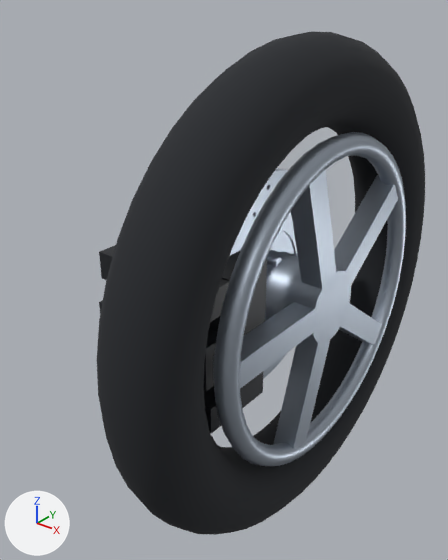
One commit to the glTF model book/13-brakes-and-stability-systems/diagrams/brake-explorer/brake.glb: the scene before it, then after it.
Rendered twice from a camera (50 mm lens) standing at (0.452, -0.64, 0.382) and looking at (-0.035, -0.03, 0.004). Every picture has the same lights, and +X, +Y and +Z are marked at lower left. The first picture is the older version. Where no turn or scale is listed for an object, it has been applied to the vertices.

Script lines for the objects in view, before the commit:
```python
ob_mesh_0 = bpy.data.objects.new('Mesh_0', me_mesh_0)
ob_mesh_0.location = (0.065, 0.0, 0.0)
ob_mesh_1 = bpy.data.objects.new('Mesh_1', me_mesh_1)
ob_mesh_1.location = (0.11, 0.0, 0.0)
ob_mesh_2 = bpy.data.objects.new('Mesh_2', me_mesh_2)
ob_mesh_2.location = (0.065, 0.0, 0.0)
ob_mesh_3 = bpy.data.objects.new('Mesh_3', me_mesh_3)
ob_mesh_3.location = (0.105, -0.12, 0.0)
ob_mesh_4 = bpy.data.objects.new('Mesh_4', me_mesh_4)
ob_mesh_4.location = (0.105, -0.037, 0.114)
ob_mesh_5 = bpy.data.objects.new('Mesh_5', me_mesh_5)
ob_mesh_5.location = (0.105, 0.097, 0.071)
ob_mesh_55 = bpy.data.objects.new('Mesh_55', me_mesh_55)
ob_mesh_55.location = (0.0, -0.184, 0.074)
ob_mesh_6 = bpy.data.objects.new('Mesh_6', me_mesh_6)
ob_mesh_6.location = (0.105, 0.097, -0.071)
ob_mesh_7 = bpy.data.objects.new('Mesh_7', me_mesh_7)
ob_mesh_7.location = (0.105, -0.037, -0.114)
# also in view: 'Mesh_52' at (0.064, -0.135, 0.0); 'Mesh_9' at (0.009, 0.0, 0.0); 'Mesh_53' at (0.0, -0.194, 0.0)
```
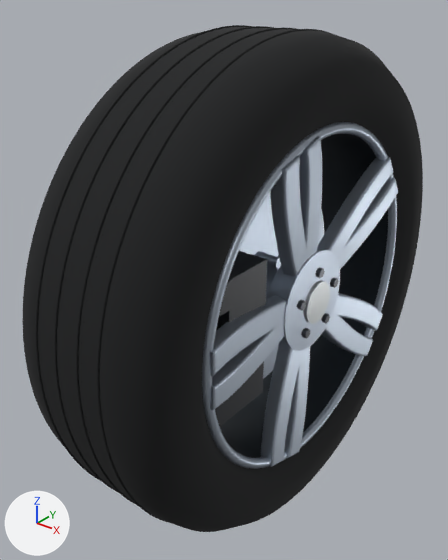
Where the newer file only moved an object's origin or applied its transform, the numbers keep the older frame.

What differs and where, as boxes (x1, y1, x2, y2) in the pictures (448 x 560 px):
'wheel-trim-0', added (black): after (22, 27, 423, 532)
'Mesh_0', deleted (black): before (97, 31, 425, 535)
'wheel-trim-4', added: after (202, 122, 398, 469)
'Mesh_1', deleted: before (214, 132, 406, 466)
'wheel-trim-3', added: after (220, 134, 388, 458)
'wheel-trim-1', added: after (36, 25, 335, 523)
'Mesh_2', deleted: before (265, 250, 351, 343)
'Mesh_4', deleted: before (285, 169, 337, 294)
'caliper-trim-0', added: after (215, 251, 267, 426)
'Mesh_7', deleted: before (273, 333, 332, 449)
'Mesh_3', deleted: before (213, 302, 319, 388)
'Mesh_5', deleted: before (334, 175, 398, 290)
'disc-trim-0', added: after (239, 192, 324, 379)
'Mesh_52', deleted: before (209, 251, 267, 408)
'Mesh_9', deleted (mostly hidden): before (230, 169, 297, 379)
'Mesh_6', deleted: before (338, 302, 382, 345)
'wheel-trim-5', added: after (304, 280, 330, 324)
'Mesh_55', deleted: before (99, 245, 229, 322)
'Mesh_53', deleted: before (99, 300, 217, 391)
'Mesh_54', deleted (black): before (204, 387, 221, 434)
'wheel-trim-6', added: after (297, 267, 338, 338)
'Mesh_40', deleted: before (270, 230, 294, 254)
'hub-trim-0', added (mostly hidden): after (255, 251, 281, 268)
'Mesh_43', deleted: before (266, 254, 282, 266)
'wheel-trim-2', added: after (52, 31, 269, 503)
'Mesh_44', no longer drawn (mostly hidden): before (280, 251, 298, 257)

Diff of the bpy script that builds the scene:
```diff
--- a/book/13-brakes-and-stability-systems/diagrams/brake-explorer/brake.glb.py
+++ b/book/13-brakes-and-stability-systems/diagrams/brake-explorer/brake.glb.py
@@ mat_material_1 @@
 mat_material_1 = principled_material('Material_1')
-mat_material_1.base_color = (0.407, 0.462, 0.539)  # light grey #abb5c2
-mat_material_1.metallic = 0.75
-mat_material_1.roughness = 0.4
+mat_material_1.base_color = (0.00212, 0.00273, 0.00304)  # black #07090a
+mat_material_1.roughness = 1.0
@@ ob_mesh_0 @@
-ob_mesh_0 = bpy.data.objects.new('Mesh_0', me_mesh_0)
@@ ob_mesh_1 @@
-ob_mesh_1 = bpy.data.objects.new('Mesh_1', me_mesh_1)
@@ ob_mesh_2 @@
-ob_mesh_2 = bpy.data.objects.new('Mesh_2', me_mesh_2)
@@ ob_mesh_3 @@
-ob_mesh_3 = bpy.data.objects.new('Mesh_3', me_mesh_3)
@@ ob_mesh_4 @@
-ob_mesh_4 = bpy.data.objects.new('Mesh_4', me_mesh_4)
@@ ob_mesh_5 @@
-ob_mesh_5 = bpy.data.objects.new('Mesh_5', me_mesh_5)
@@ ob_mesh_6 @@
-ob_mesh_6 = bpy.data.objects.new('Mesh_6', me_mesh_6)
@@ ob_mesh_7 @@
-ob_mesh_7 = bpy.data.objects.new('Mesh_7', me_mesh_7)
@@ ob_mesh_9 @@
-ob_mesh_9 = bpy.data.objects.new('Mesh_9', me_mesh_9)
@@ ob_mesh_40 @@
-ob_mesh_40 = bpy.data.objects.new('Mesh_40', me_mesh_40)
@@ ob_mesh_43 @@
-ob_mesh_43 = bpy.data.objects.new('Mesh_43', me_mesh_43)
@@ ob_mesh_52 @@
-ob_mesh_52 = bpy.data.objects.new('Mesh_52', me_mesh_52)
@@ ob_mesh_53 @@
-ob_mesh_53 = bpy.data.objects.new('Mesh_53', me_mesh_53)
@@ ob_mesh_54 @@
-ob_mesh_54 = bpy.data.objects.new('Mesh_54', me_mesh_54)
@@ ob_mesh_55 @@
-ob_mesh_55 = bpy.data.objects.new('Mesh_55', me_mesh_55)
@@ ob_caliper_trim_0 @@
+ob_caliper_trim_0 = bpy.data.objects.new('caliper-trim-0', me_mesh_13_1)  # a box spanning x -0.084..-0.044, y -0.04..0.03, z -0.092..0.092; a box spanning x 0.044..0.084, y -0.04..0.03, z -0.092..0.092; a box spanning x -0.085..0.085, y -0.082..-0.046, z -0.028..0.028; a box spanning x -0.085..0.085, y -0.074..-0.034, z -0.092..-0.056; a box spanning x -0.085..0.085, y -0.074..-0.034, z 0.056..0.092; in mat_material_8 (black #24272c)
+ob_caliper_trim_0.location = (0.0, -0.13, 0.0)
@@ ob_hub_trim_0 @@
+ob_hub_trim_0 = bpy.data.objects.new('hub-trim-0', me_mesh_8_1)  # a 40-sided cylinder along x spanning x -0.0325..0.0325, y -0.065..0.065, z -0.065..0.065; a 40-sided cylinder along x spanning x -0.035..0.085, y -0.057..-0.043, z -0.007..0.007; a 40-sided cylinder along x spanning x -0.035..0.085, y -0.0225..-0.0085, z 0.0406..0.0546; a 40-sided cylinder along x spanning x -0.035..0.085, y 0.0335..0.0475, z 0.0224..0.0364; a 40-sided cylinder along x spanning x -0.035..0.085, y 0.0335..0.0475, z -0.0364..-0.0224; a 40-sided cylinder along x spanning x -0.035..0.085, y -0.0225..-0.0085, z -0.0546..-0.0406; in mat_material_4 (light grey #abb5c2)
+ob_hub_trim_0.location = (-0.04, 0.0, 0.0)
@@ ob_disc_trim_0 @@
+ob_disc_trim_0 = bpy.data.objects.new('disc-trim-0', me_mesh_7_1)  # 7152 vertices, 14376 faces; spans x -0.014..0.014, y -0.159..0.159, z -0.159..0.159; in mat_material_4 (light grey #abb5c2)
+ob_disc_trim_0.location = (0.0, 0.0, 0.0)
@@ ob_wheel_trim_6 @@
+ob_wheel_trim_6 = bpy.data.objects.new('wheel-trim-6', me_mesh_6_1)  # a 6-sided cylinder along x spanning x 0.095..0.101, y -0.0065..0.0065, z 0.0374..0.0486; a 6-sided cylinder along x spanning x 0.095..0.101, y -0.0474..-0.0344, z 0.0077..0.0189; a 6-sided cylinder along x spanning x 0.095..0.101, y -0.0318..-0.0188, z -0.0404..-0.0292; a 6-sided cylinder along x spanning x 0.095..0.101, y 0.0188..0.0318, z -0.0404..-0.0292; a 6-sided cylinder along x spanning x 0.095..0.101, y 0.0344..0.0474, z 0.0077..0.0189; in mat_material_6 (dark grey #52565a)
+ob_wheel_trim_6.location = (0.0, 0.0, 0.0)
@@ ob_wheel_trim_5 @@
+ob_wheel_trim_5 = bpy.data.objects.new('wheel-trim-5', me_mesh_5_1)  # a 48-sided cylinder along x spanning x 0.0945..0.0995, y -0.029..0.029, z -0.029..0.029; in mat_material_5 (grey #b3b7b8)
+ob_wheel_trim_5.location = (0.0, 0.0, 0.0)
@@ ob_wheel_trim_4 @@
+ob_wheel_trim_4 = bpy.data.objects.new('wheel-trim-4', me_mesh_4_1)  # 5186 vertices, 10328 faces; spans x -0.099..0.106, y -0.231..0.231, z -0.231..0.231; in mat_material_4 (light grey #abb5c2)
+ob_wheel_trim_4.location = (0.0, 0.0, 0.0)
@@ ob_wheel_trim_3 @@
+ob_wheel_trim_3 = bpy.data.objects.new('wheel-trim-3', me_mesh_3_1)  # 192 vertices, 192 faces; spans x -0.092..0.092, y -0.222..0.222, z -0.222..0.222; in mat_material_3 (dark grey #333a40)
+ob_wheel_trim_3.location = (0.0, 0.0, 0.0)
@@ ob_wheel_trim_2 @@
+ob_wheel_trim_2 = bpy.data.objects.new('wheel-trim-2', me_mesh_2_1)  # 768 vertices, 384 faces; spans x -0.075..0.075, y -0.329..0.329, z -0.329..0.329; in mat_material_2 (black #07090a)
+ob_wheel_trim_2.location = (0.0, 0.0, 0.0)
@@ ob_wheel_trim_1 @@
+ob_wheel_trim_1 = bpy.data.objects.new('wheel-trim-1', me_mesh_1_1)  # 2048 vertices, 4096 faces; spans x -0.049..0.049, y -0.331..0.331, z -0.331..0.331; in mat_material_1 (black #07090a)
+ob_wheel_trim_1.location = (0.0, 0.0, 0.0)
@@ ob_wheel_trim_0 @@
+ob_wheel_trim_0 = bpy.data.objects.new('wheel-trim-0', me_mesh_0_1)  # 1298 vertices, 2336 faces; spans x -0.113..0.113, y -0.329..0.329, z -0.329..0.329; in mat_tyre_rubber (black #111315)
+ob_wheel_trim_0.location = (0.0, 0.0, 0.0)
```
